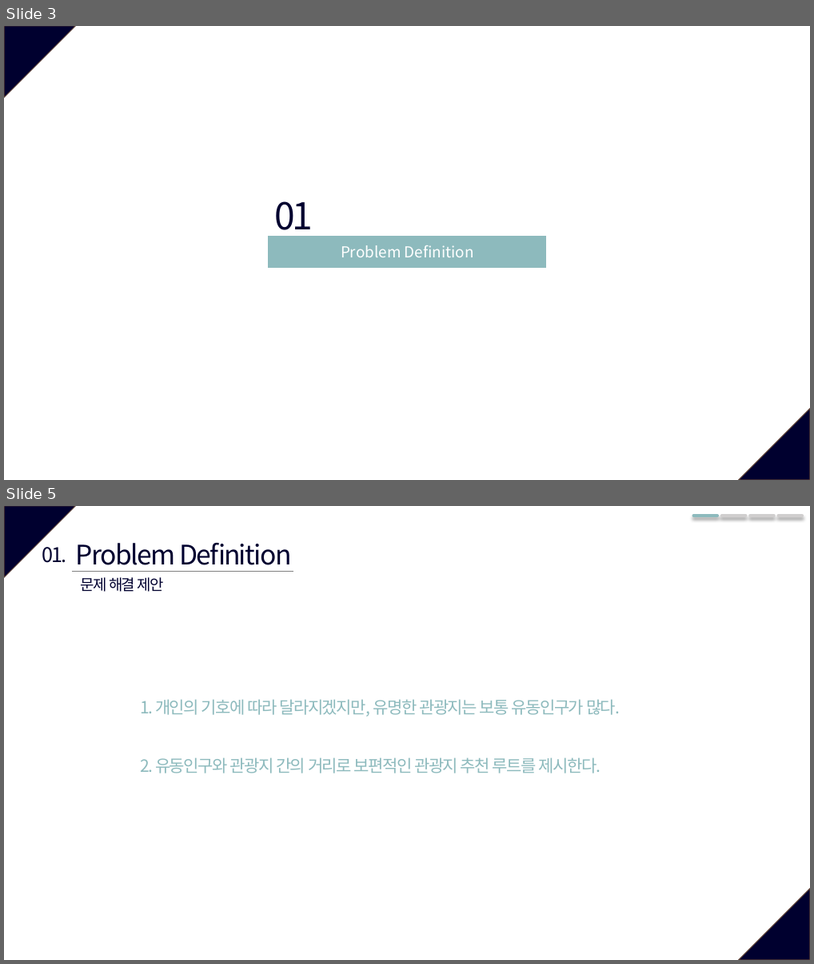
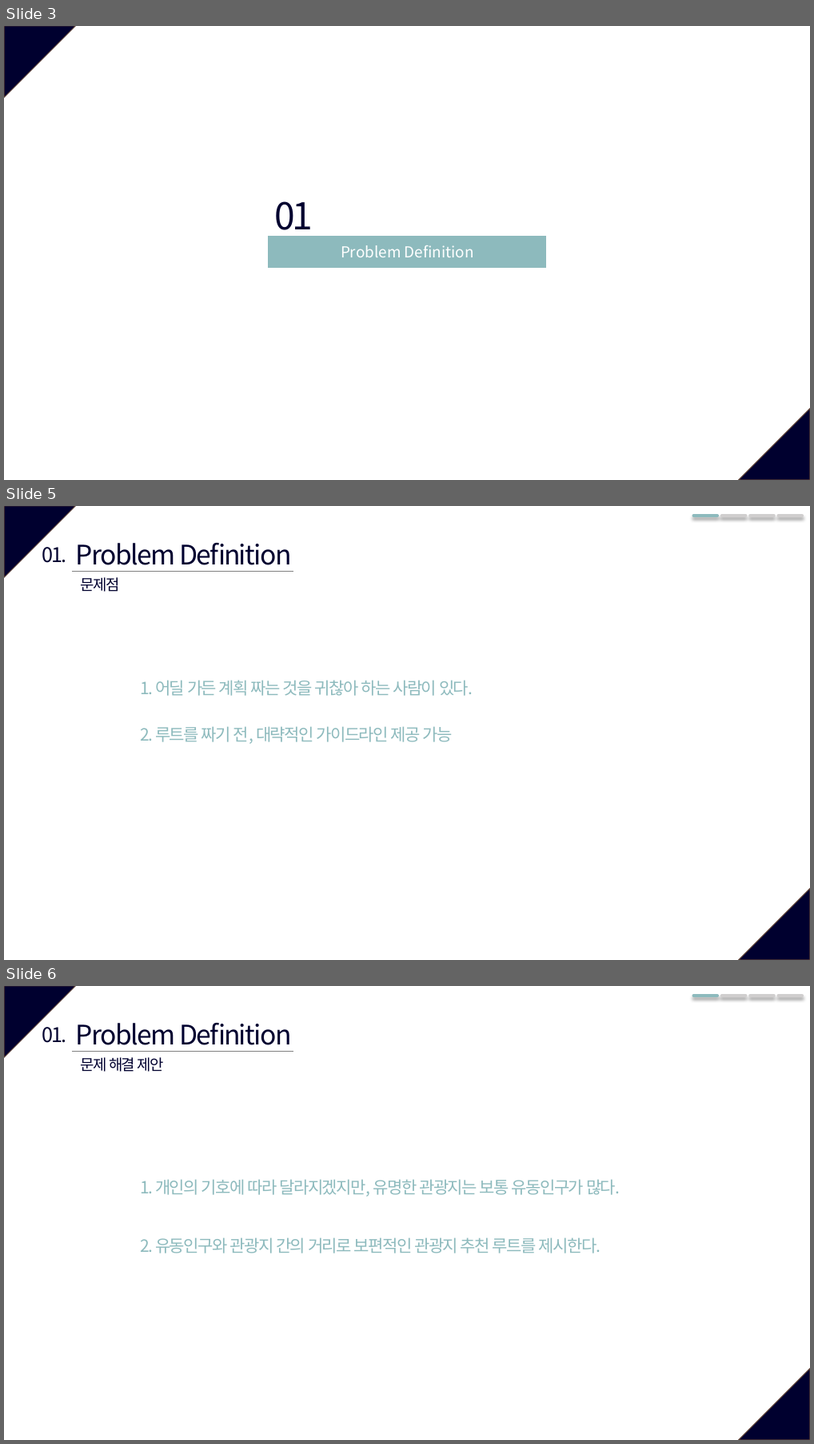
Before and after one commit to AgwaB/-CAU-Data-Structure-Design, a slide deck: 자료구조설계.pptx. Shown one above the other, each under a label of ours: slides 3 and 5 before the commit, slides 3, 5 and 6 after it; the slides between them are not shown. The pictures are 814x964 and 814x1444 pixels, drawn with LibreOffice and Linux fonts; fonts in the diff are those of the drawing. Boxes give left, top, right and bottom in pixels: in the first picture for what was removed or moved away, otherwise in the second. Text is boxed around its words. In the diff, an @@ line names an element or a change of style, - is before the commit and + after.

```diff
--- a/자료구조설계.pptx
+++ b/자료구조설계.pptx
@@ slide 5 added at [4,506,810,960], background #FFFFFF; not listed: 2 template elements that a slide beside it also shows @@
@@ line added from (694, 516) to (718, 516), #8DBABD 3.5 pt @@
@@ line added from (722, 516) to (746, 516), #D0CECE 3.5 pt @@
@@ line added from (750, 516) to (774, 516), #D0CECE 3.5 pt @@
@@ line added from (779, 516) to (802, 516), #D0CECE 3.5 pt @@
@@ text added at [42,547,67,563], 24 pt, text #00002F @@
+01.
@@ text added at [76,543,291,572], 32 pt, text #00002F @@
+Problem Definition
@@ line added from (72, 572) to (294, 572), #808080 0.5 pt @@
@@ text added at [81,577,120,592], 18 pt, text #00002F @@
+문제점
@@ text added at [140,680,474,696], 20 pt, text #8DBABD @@
+1. 어딜 가든 계획 짜는 것을 귀찮아 하는 사람이 있다.
@@ text added at [140,726,453,744], 20 pt, text #8DBABD @@
+2. 루트를 짜기 전, 대략적인 가이드라인 제공 가능
@@ what was slide 5 is now slide 6 @@
```
Also in this commit, not shown: 5 slides changed, 3 other slides added.
